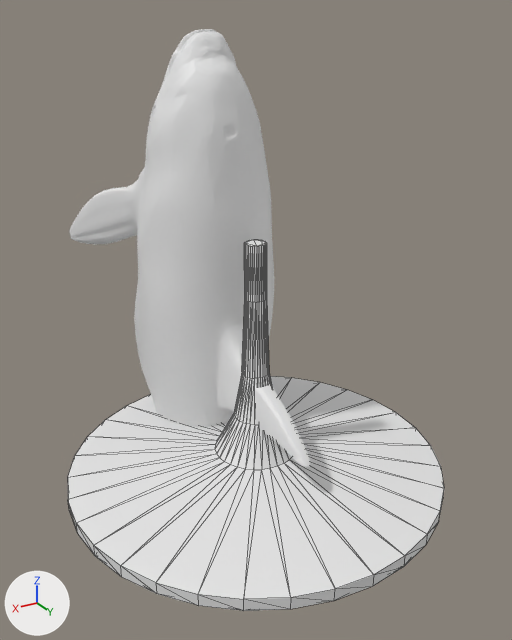
Two versions of the OBJ model assets/tokens/generated/killer_whale/killer_whale.obj, one commit apart.
The view is the same before and after, from a camera (50 mm lens) standing at (2.51, 4.2, 3.45) and looking at (0.0, 0.01, 1.35). The lights are fixed; the arrows at lower left show +X, +Y and +Z. The older version comes first. Mesh edges are drawn as thin lines on the coarser meshes. Where no turn or scale is listed for an object, it has been applied to the vertices.

Names of what the first picture shows: 'Killer_Whale_Top', 'huge_creature_flying_marker'.
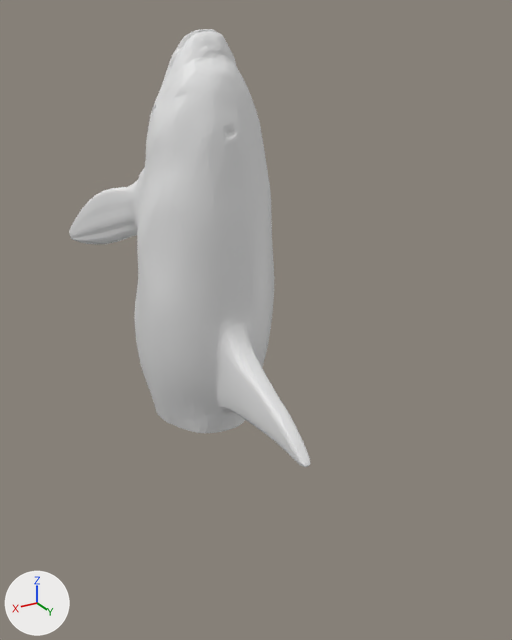
What differs and where, as boxes (x1, y1, x2, y2) in the pictures (512 x 640 px):
'huge_creature_flying_marker', deleted: before (68, 240, 444, 611)

What changed in the scene script:
```text
Remove ob_huge_creature_flying_marker:
    ob_huge_creature_flying_marker = bpy.data.objects.new('huge_creature_flying_marker', me_huge_creature_flying_marker)
    ob_huge_creature_flying_marker.location = (0.0, 0.0, 0.0)
```
